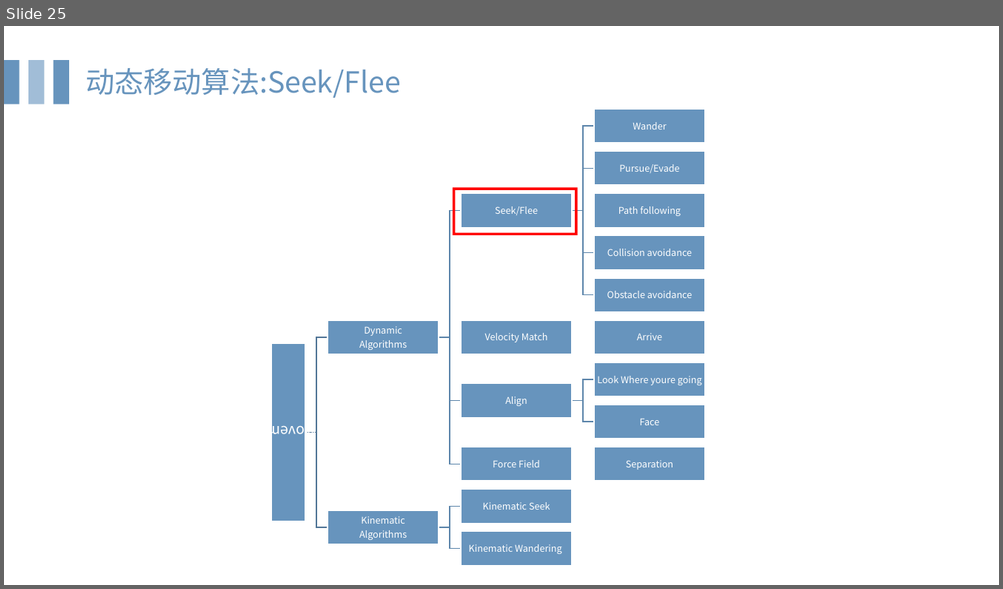
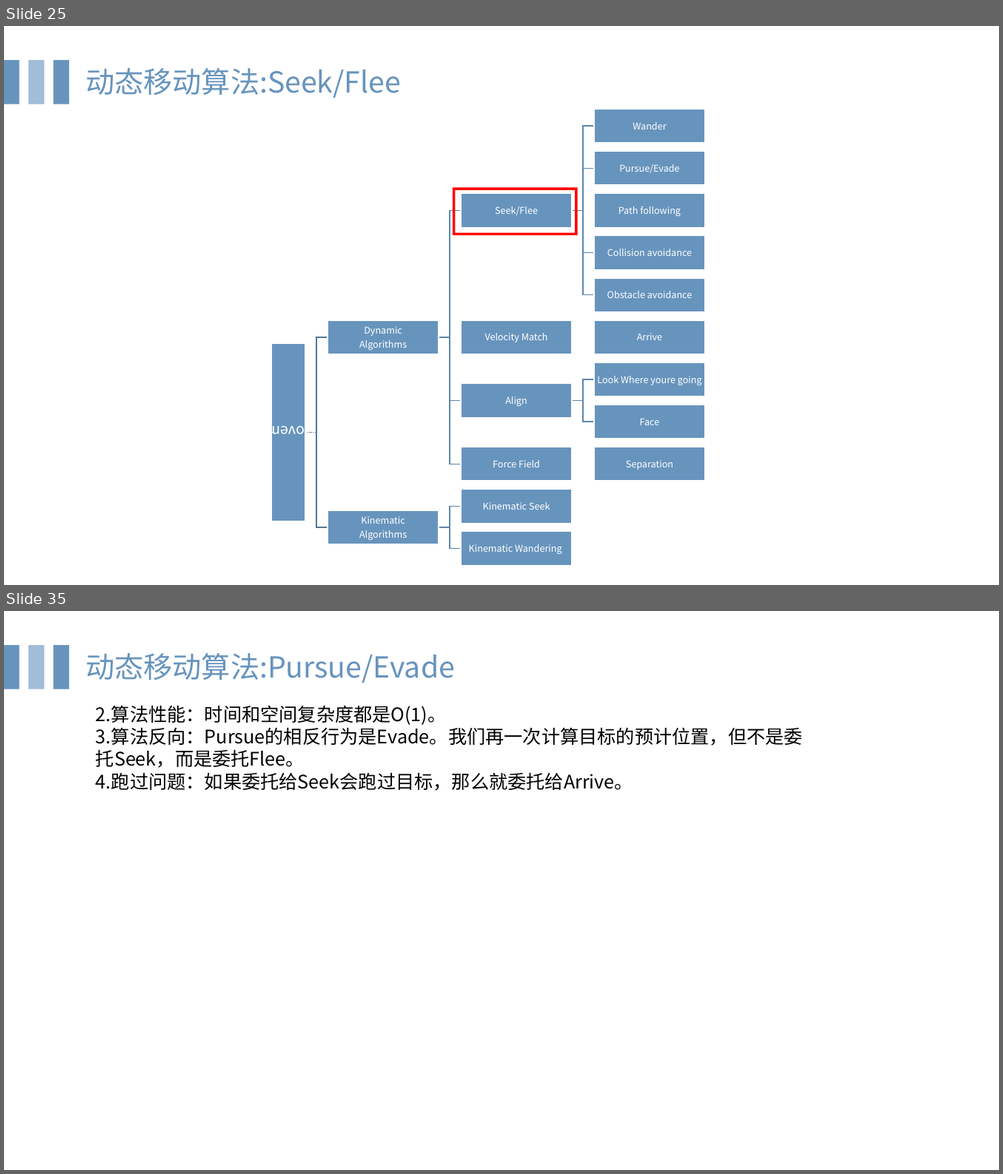
Before and after one commit to HongYD/AIForGames, a slide deck: MovementAI.pptx. Shown one above the other, each under a label of ours: slide 25 before the commit, slides 25 and 35 after it; the slides between them are not shown. The pictures are 1003x589 and 1003x1174 pixels, drawn with LibreOffice and Linux fonts; fonts in the diff are those of the drawing. Boxes give left, top, right and bottom in pixels: in the first picture for what was removed or moved away, otherwise in the second. Text is boxed around its words. In the diff, an @@ line names an element or a change of style, - is before the commit and + after.

Commit message:
update ppt

```diff
--- a/MovementAI.pptx
+++ b/MovementAI.pptx
@@ slide 35 added at <box>4,611,999,1170</box>, background #FFFFFF @@
@@ rectangle added at <box>4,645,19,689</box>, fill #6794BD @@
@@ rectangle added at <box>28,645,44,689</box>, fill #A1BDD7 @@
@@ rectangle added at <box>54,645,69,689</box>, fill #6794BD @@
@@ text added at <box>85,653,455,683</box>, 28 pt, text #6794BD @@
+动态移动算法:Pursue/Evade
@@ text added at <box>96,705,802,791</box>, 18 pt, text #000000 @@
+2.算法性能：时间和空间复杂度都是O(1)。
+3.算法反向：Pursue的相反行为是Evade。我们再一次计算目标的预计位置，但不是委托Seek，而是委托Flee。
+4.跑过问题：如果委托给Seek会跑过目标，那么就委托给Arrive。
@@ freeform shape added at <box>96,815,160,880</box>, fill #FFFFFF @@
@@ freeform shape added at <box>696,815,760,880</box>, fill #FFFFFF @@
@@ line added from (94, 1060) to (300, 1060), #FFFFFF 0.5 pt @@
@@ line added from (694, 1060) to (900, 1060), #FFFFFF 0.5 pt @@
```
Also in this commit, not shown: 1 slide changed, 27 other slides added.
